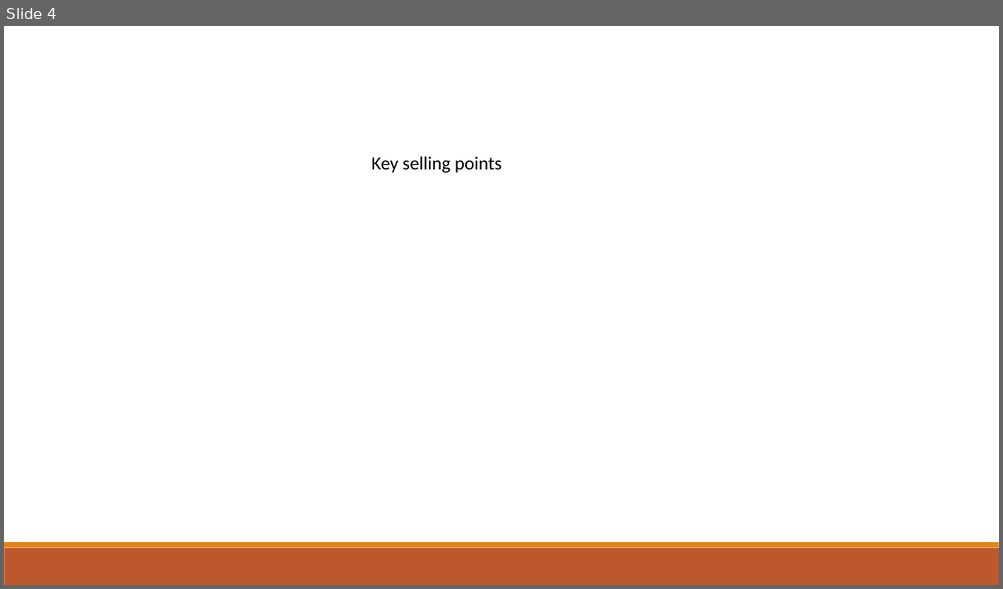
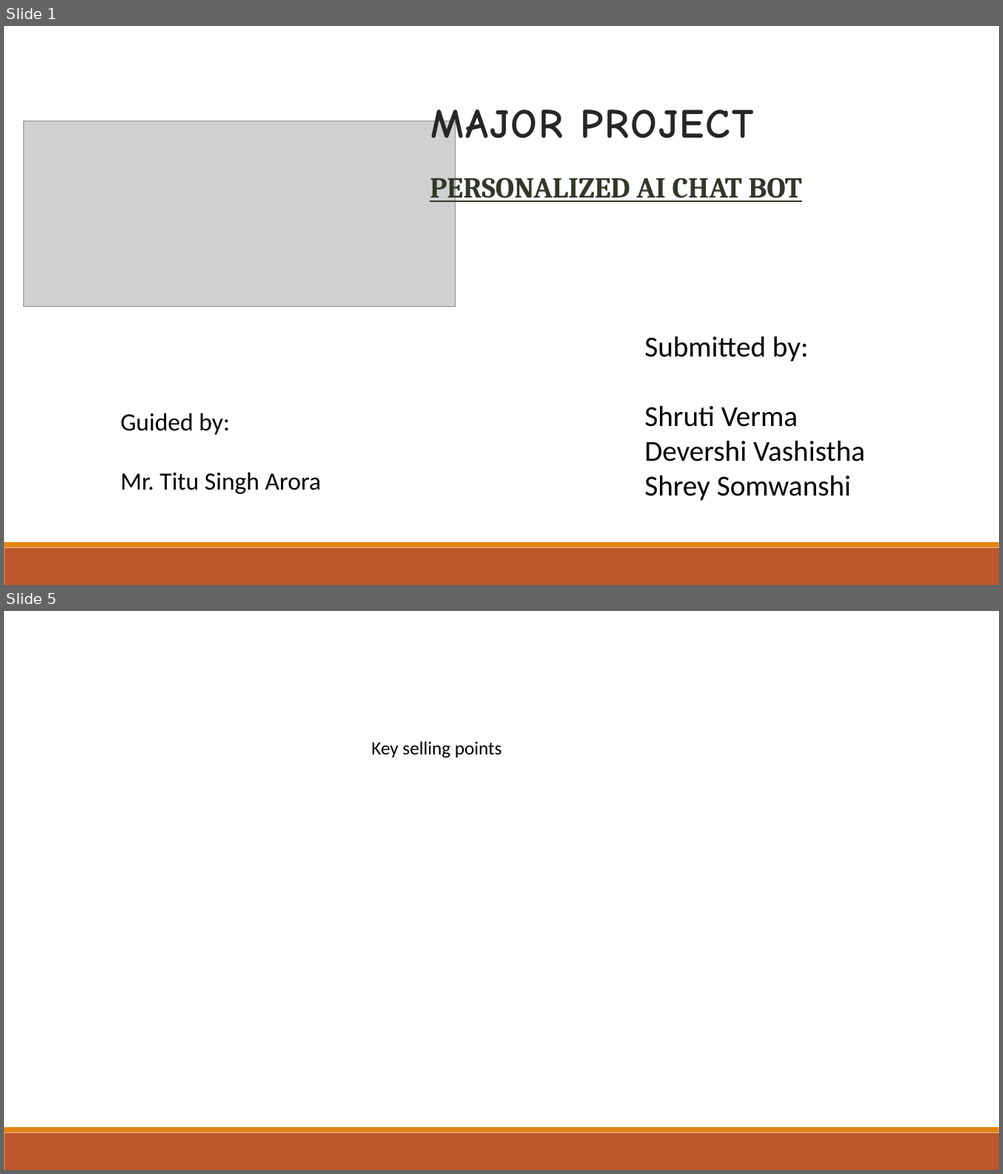
Before and after one commit to DevershiV/Major-Project, a slide deck: AI bot.pptx. Shown one above the other, each under a label of ours: slide 4 before the commit, slides 1 and 5 after it; the slides between them are not shown. The pictures are 1003x589 and 1003x1174 pixels, drawn with LibreOffice and Linux fonts; fonts in the diff are those of the drawing; grey boxes stand for pictures. Boxes give left, top, right and bottom in pixels: in the first picture for what was removed or moved away, otherwise in the second. Text is boxed around its words. In the diff, an @@ line names an element or a change of style, - is before the commit and + after.

```diff
--- a/AI bot.pptx
+++ b/AI bot.pptx
@@ slide 1 added at [4,26,999,585], background #FFFFFF; not listed: 2 template elements that a slide beside it also shows @@
@@ text added at [430,110,754,151], 40 pt, text #262626, bold @@
+MAJOR PROJECT
@@ picture added at [23,121,455,307] @@
@@ text added at [430,172,802,205], 28 pt, text #313829, bold, underline @@
+  PERSONALIZED AI CHAT BOT
@@ text added at [644,336,865,501], 28 pt, text #000000 @@
+Submitted by:
+Shruti Verma
+Devershi Vashistha
+Shrey Somwanshi
@@ text added at [120,413,321,494], 24 pt, text #000000 @@
+Guided by:
+Mr. Titu Singh Arora
@@ what was slide 4 is now slide 5 @@
```
Also in this commit, not shown: 2 slides changed, 7 other slides added, 7 slides removed, 1 other file.
